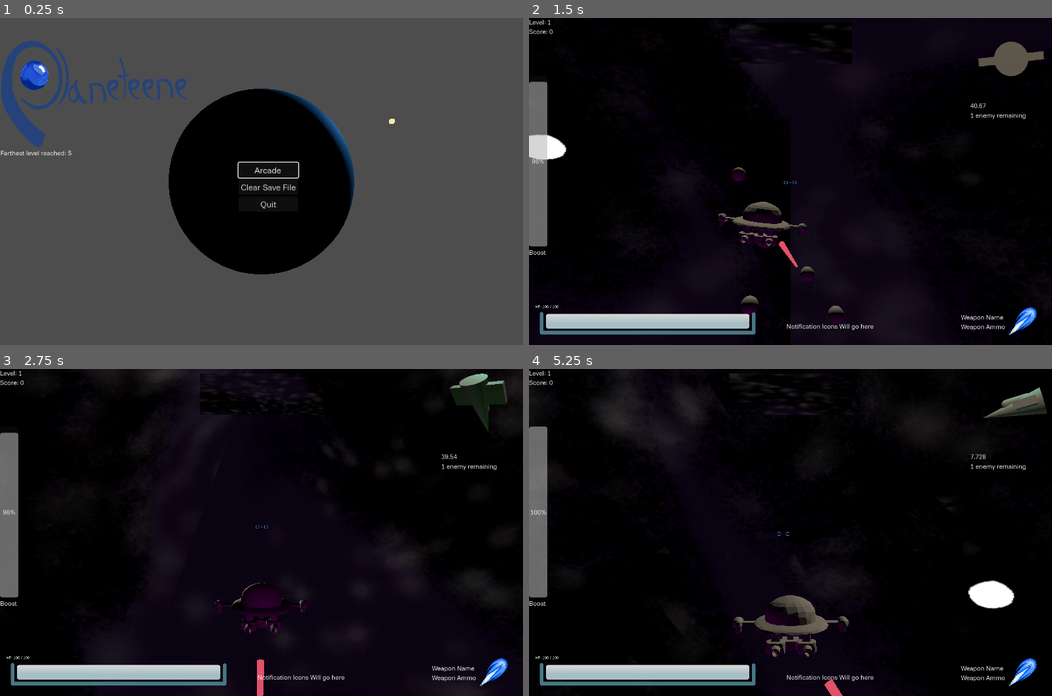
Above: before the commit, frames 1-4 (two rows, left to right).
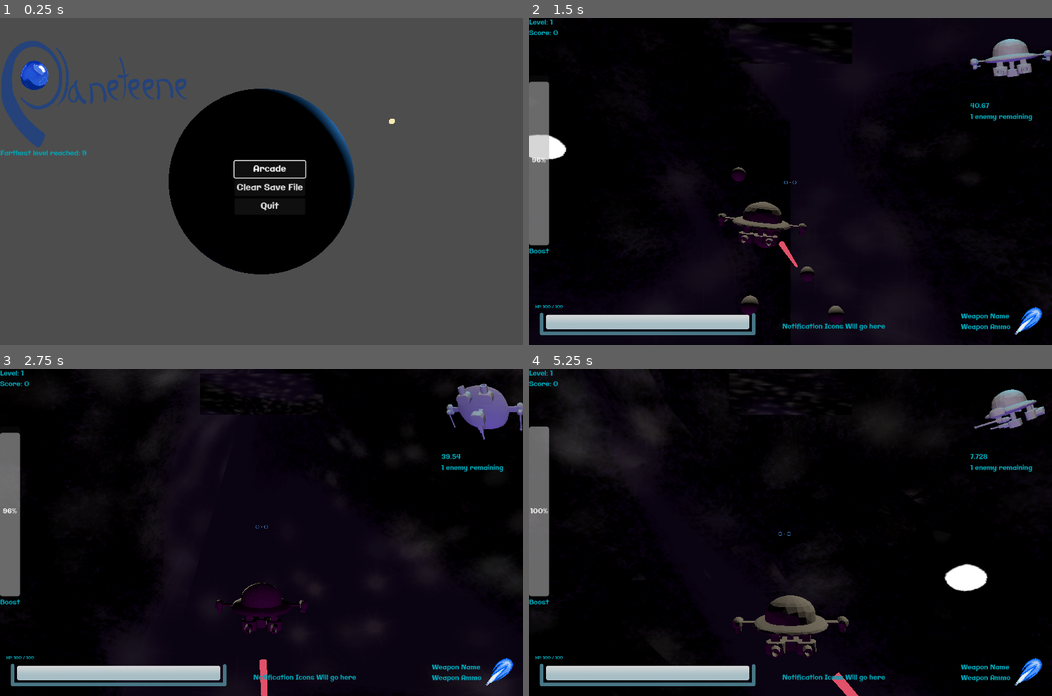
Above: after the commit, the same moments.

Repository: WilliamAalund/TAGD-Game-Jam-Fall-2024
Game: Godot game, scene res://Code/PrimaryScenes/Main/Main.tscn
The game is run twice, just before and just after one commit, with the same random seed, the same clock (stepped at 60 frames per second) and the same inputs.
Inputs (mouse positions are in pixels of both pictures, inside the frame that each line leads up to):
- Up to frame 1 (0.25 s): no input
- Up to frame 2 (1.5 s): click "Arcade" at 0.5 s; tap Enter at 1.25 s; move the mouse to (905, 165) at 1.27 s; hold D (debug_right) from 1.28 s (still down); hold Shift (boost) from 1.28 s (still down)
- Up to frame 3 (2.75 s): tap F (break) at 1.55, 2.1 s; move the mouse to (156, 548) at 2.02 s; release D (debug_right) at 2.03 s; release Shift (boost) at 2.03 s; hold S (debug_down) from 2.03 s (still down); right-click (156, 548) at 2.3 s
- Up to frame 4 (5.25 s): move the mouse to (842, 460) at 2.77 s; release S (debug_down) at 2.78 s; hold D (debug_right) 2.78-3.53 s; hold Right mouse button (focus) 2.78-3.53 s; tap Shift (boost) at 3.05, 3.6 s; move the mouse to (764, 597) at 3.52 s; hold W (debug_up) 3.53-4.28 s; tap F (break) at 3.8 s; move the mouse to (947, 581) at 4.27 s; hold F (break) 4.28-5.03 s; hold A (debug_left) from 4.28 s (still down); right-click (947, 581) at 4.55 s; move the mouse to (633, 483) at 5.02 s; right-click (633, 483) at 5.1 s

The runs differ from the first frame. In frame 1, 0.7% of the frame differs, in the area x 0-59%, y 40-59%; in frame 2, 2.8%; in frame 3, 3.8%; in frame 4, 6.5%, in the area x 0-99%, y 0-100%.

Commit message:
Balancing issues, new font change

Diff:
--- a/Game/Code/Entities/Enemies/v2/EnemyScenes/GigaTurret/GigaTurret.tscn
+++ b/Game/Code/Entities/Enemies/v2/EnemyScenes/GigaTurret/GigaTurret.tscn
@@ -42,6 +42,7 @@
 [node name="PlayerDetector" parent="ShipBody" instance=ExtResource("3_e1jbc")]
 
 [node name="CollisionShape3D" type="CollisionShape3D" parent="ShipBody/PlayerDetector"]
+transform = Transform3D(1, 0, 0, 0, 1, 0, 0, 0, 1, 0, 0, -196.814)
 shape = SubResource("SphereShape3D_s01ly")
 
 [node name="ProjectileSpawner" parent="ShipBody" instance=ExtResource("4_pmjuh")]
--- a/Game/Code/Entities/Enemies/v2/EnemyScenes/TinyTurret/TinyTurret.tscn
+++ b/Game/Code/Entities/Enemies/v2/EnemyScenes/TinyTurret/TinyTurret.tscn
@@ -15,7 +15,7 @@
 radius = 0.8
 
 [sub_resource type="SphereShape3D" id="SphereShape3D_s01ly"]
-radius = 250.0
+radius = 175.0
 
 [sub_resource type="BoxShape3D" id="BoxShape3D_yw3wf"]
 size = Vector3(30, 30, 263.682)
@@ -42,6 +42,7 @@
 [node name="PlayerDetector" parent="ShipBody" instance=ExtResource("3_d2777")]
 
 [node name="CollisionShape3D" type="CollisionShape3D" parent="ShipBody/PlayerDetector"]
+transform = Transform3D(1, 0, 0, 0, 1, 0, 0, 0, 1, 0, 0, -146.442)
 shape = SubResource("SphereShape3D_s01ly")
 
 [node name="ProjectileSpawner" parent="ShipBody" instance=ExtResource("4_mo451")]
--- a/Game/Code/Entities/Projectile/v2/Projectile.tscn
+++ b/Game/Code/Entities/Projectile/v2/Projectile.tscn
@@ -7,17 +7,25 @@
 [sub_resource type="BoxShape3D" id="BoxShape3D_j4j5b"]
 size = Vector3(1, 1, 1.5)
 
+[sub_resource type="BoxShape3D" id="BoxShape3D_nhycc"]
+size = Vector3(1.5, 1.5, 2)
+
 [node name="Projectile" type="CharacterBody3D"]
 collision_layer = 0
 collision_mask = 3
 motion_mode = 1
 script = ExtResource("1_u3f7k")
 
-[node name="LaserHitbox" type="CollisionShape3D" parent="."]
+[node name="EnemyLaserHitbox" type="CollisionShape3D" parent="."]
 shape = SubResource("BoxShape3D_j4j5b")
+disabled = true
 
 [node name="Laser" parent="." instance=ExtResource("2_dalxf")]
 visible = false
 
 [node name="EnemyLaser" parent="." instance=ExtResource("3_qk257")]
 visible = false
+
+[node name="PlayerLaserHitbox" type="CollisionShape3D" parent="."]
+shape = SubResource("BoxShape3D_nhycc")
+disabled = true
--- a/Game/Code/Scripts/Non Globals/PlayerShip.gd
+++ b/Game/Code/Scripts/Non Globals/PlayerShip.gd
@@ -43,16 +43,16 @@
 	if input_enabled:
 		if Input.is_action_pressed("focus"):
 			max_net_input = 0.4
-			net_input_rate_multiplier = 10
+			net_input_rate_multiplier = 25
 		elif Input.is_action_pressed("break"):
 			max_net_input = 2.4
-			net_input_rate_multiplier = 14
+			net_input_rate_multiplier = 16
 		elif Input.is_action_pressed("boost") and not boost_depleted:
 			max_net_input = 1.6
-			net_input_rate_multiplier = 10
+			net_input_rate_multiplier = 8
 		else:
 			max_net_input = 1.6
-			net_input_rate_multiplier = 10
+			net_input_rate_multiplier = 14
 		# Update net inputs for movement and rotation
 		update_net_input_horizontal(delta)
 		update_net_input_vertical(delta)
--- a/Game/Code/Scripts/Non Globals/Projectilev2.gd
+++ b/Game/Code/Scripts/Non Globals/Projectilev2.gd
@@ -17,7 +17,7 @@
 const SPEED_LASER = 1750.0
 const MAX_RANGE_LASER = 2000.0
 
-const SPEED_ENEMY_LASER = 600.0
+const SPEED_ENEMY_LASER = 400.0
 const MAX_RANGE_ENEMY_LASER = 1000.0
 
 func _ready() -> void:
@@ -56,14 +56,17 @@
 		current_speed = SPEED_LASER
 		current_maximum_projectile_range = MAX_RANGE_LASER
 		$Laser.visible = true
+		$PlayerLaserHitbox.disabled = false
 	elif projectile_type == type_enum.ENEMY_LASER:
 		current_speed = SPEED_ENEMY_LASER
 		current_maximum_projectile_range = MAX_RANGE_ENEMY_LASER
 		$EnemyLaser.visible = true
+		$EnemyLaserHitbox.disabled = false
 	elif projectile_type == type_enum.TEST:
 		current_speed = SPEED_TEST
 		current_maximum_projectile_range = MAX_RANGE_TEST
 		$Laser.visible = true
+		$EnemyLaserHitbox.disabled = false
 	else:
 		print("Warning: invalid projectile type")
 		current_speed = SPEED_LASER
--- a/Game/Code/Scripts/Non Globals/ship_body.gd
+++ b/Game/Code/Scripts/Non Globals/ship_body.gd
@@ -60,6 +60,7 @@
 	var current_rotation := Quaternion(self.global_transform.basis)
 
 	angle_to_target_position = current_rotation.angle_to(target_rotation)
+	rotation_speed_multiplier = min(1 / angle_to_target_position, 1.5)
 
 	var next_rotation := current_rotation.slerp(target_rotation, delta * rotation_speed_multiplier)
 	self.global_transform.basis = Basis(next_rotation)
--- a/Game/Code/UI/MiniPlayerShipModel.tscn
+++ b/Game/Code/UI/MiniPlayerShipModel.tscn
@@ -1,4 +1,6 @@
-[gd_scene load_steps=4 format=3 uid="uid://cin0g7wq0mvdq"]
+[gd_scene load_steps=5 format=3 uid="uid://cin0g7wq0mvdq"]
+
+[ext_resource type="ArrayMesh" uid="uid://brg364tim116r" path="res://Resources/Meshes/Final/ship1.obj" id="1_ga5fi"]
 
 [sub_resource type="CylinderMesh" id="CylinderMesh_dy4ud"]
 top_radius = 0.0
@@ -21,8 +23,14 @@
 
 [node name="Ship" type="Node3D" parent="."]
 
+[node name="MeshInstance3D2" type="MeshInstance3D" parent="Ship"]
+transform = Transform3D(-0.1, 0, -8.74228e-09, 0, 0.1, 0, 8.74228e-09, 0, -0.1, 0, 0, 0)
+layers = 512
+mesh = ExtResource("1_ga5fi")
+
 [node name="MeshInstance3D" type="MeshInstance3D" parent="Ship"]
 transform = Transform3D(1, 0, 0, 0, -4.37114e-08, -1, 0, 1, -4.37114e-08, 0, 0, 0)
+visible = false
 layers = 512
 mesh = SubResource("CylinderMesh_dy4ud")
 skeleton = NodePath("../..")
@@ -37,14 +45,20 @@
 layers = 512
 mesh = SubResource("CapsuleMesh_80erl")
 
+[node name="OmniLight3D3" type="OmniLight3D" parent="."]
+transform = Transform3D(1, 0, 0, 0, 1, 0, 0, 0, 1, 0, 0.0311081, -1.59794)
+layers = 512
+light_color = Color(0.714644, 0.667268, 0.919655, 1)
+light_cull_mask = 4294966784
+
 [node name="OmniLight3D" type="OmniLight3D" parent="."]
-transform = Transform3D(1, 0, 0, 0, 1, 0, 0, 0, 1, 0, 0.855996, 0)
+transform = Transform3D(1, 0, 0, 0, 1, 0, 0, 0, 1, 0, 0.814205, 0)
 layers = 512
-light_color = Color(0.405957, 0.796298, 0.651862, 1)
+light_color = Color(0.265257, 0.78393, 0.882055, 1)
 light_cull_mask = 4294966784
 
 [node name="OmniLight3D2" type="OmniLight3D" parent="."]
-transform = Transform3D(1, 0, 0, 0, 1, 0, 0, 0, 1, 0, -1.25664, -0.267646)
+transform = Transform3D(1, 0, 0, 0, 1, 0, 0, 0, 1, 0, -0.930708, -0.267646)
 layers = 512
-light_color = Color(0.0967529, 0.329171, 0.0992817, 1)
+light_color = Color(0.43854, 0.332867, 0.884108, 1)
 light_cull_mask = 4294966784
--- a/Game/Resources/Materials/Placeholder/RedMetallic.tres
+++ b/Game/Resources/Materials/Placeholder/RedMetallic.tres
@@ -1,7 +1,7 @@
 [gd_resource type="StandardMaterial3D" format=3 uid="uid://uqyu446333vo"]
 
 [resource]
-albedo_color = Color(0.268337, 0.0547777, 0.00557557, 1)
+albedo_color = Color(0.833466, 0.208823, 0.17728, 1)
 metallic = 1.0
 metallic_specular = 0.4
 roughness = 0.44
--- a/Game/Resources/UIElements/InGameUI.tres
+++ b/Game/Resources/UIElements/InGameUI.tres
@@ -1,6 +1,7 @@
 [gd_resource type="Theme" load_steps=2 format=3 uid="uid://cvn6e33yj56j7"]
 
-[ext_resource type="FontFile" uid="uid://c5aaayuhy8o3h" path="res://Resources/UIElements/FunnelSans-VariableFont_wght.ttf" id="1_6p3y8"]
+[ext_resource type="FontFile" uid="uid://cfte7264p84d7" path="res://Resources/UIElements/Galindo-Regular.ttf" id="1_ai3cd"]
 
 [resource]
-default_font = ExtResource("1_6p3y8")
+default_font = ExtResource("1_ai3cd")
+Label/colors/font_color = Color(7.70092e-07, 0.642653, 0.709842, 1)
--- a/Game/project.godot
+++ b/Game/project.godot
@@ -113,41 +113,41 @@
 ]
 }
 yaw_left={
-"deadzone": 0.25,
+"deadzone": 0.22,
 "events": [Object(InputEventKey,"resource_local_to_scene":false,"resource_name":"","device":-1,"window_id":0,"alt_press …(191 unchanged characters)…
 , Object(InputEventJoypadMotion,"resource_local_to_scene":false,"resource_name":"","device":-1,"axis":0,"axis_value":-1.0,"script":null)
 , Object(InputEventJoypadButton,"resource_local_to_scene":false,"resource_name":"","device":-1,"button_index":13,"pressure":0.0,"pressed":true,"script":null)
 ]
 }
 yaw_right={
-"deadzone": 0.25,
+"deadzone": 0.22,
 "events": [Object(InputEventKey,"resource_local_to_scene":false,"resource_name":"","device":-1,"window_id":0,"alt_press …(192 unchanged characters)…
 , Object(InputEventJoypadMotion,"resource_local_to_scene":false,"resource_name":"","device":-1,"axis":0,"axis_value":1.0,"script":null)
 , Object(InputEventJoypadButton,"resource_local_to_scene":false,"resource_name":"","device":-1,"button_index":14,"pressure":0.0,"pressed":true,"script":null)
 ]
 }
 pitch_up={
-"deadzone": 0.25,
+"deadzone": 0.22,
 "events": [Object(InputEventKey,"resource_local_to_scene":false,"resource_name":"","device":-1,"window_id":0,"alt_press …(192 unchanged characters)…
 , Object(InputEventJoypadMotion,"resource_local_to_scene":false,"resource_name":"","device":-1,"axis":1,"axis_value":1.0,"script":null)
 , Object(InputEventJoypadButton,"resource_local_to_scene":false,"resource_name":"","device":-1,"button_index":12,"pressure":0.0,"pressed":true,"script":null)
 ]
 }
 pitch_down={
-"deadzone": 0.25,
+"deadzone": 0.22,
 "events": [Object(InputEventKey,"resource_local_to_scene":false,"resource_name":"","device":-1,"window_id":0,"alt_press …(192 unchanged characters)…
 , Object(InputEventJoypadMotion,"resource_local_to_scene":false,"resource_name":"","device":-1,"axis":1,"axis_value":-1.0,"script":null)
 , Object(InputEventJoypadButton,"resource_local_to_scene":false,"resource_name":"","device":-1,"button_index":11,"pressure":0.0,"pressed":true,"script":null)
 ]
 }
 roll_right={
-"deadzone": 0.25,
+"deadzone": 0.22,
 "events": [Object(InputEventKey,"resource_local_to_scene":false,"resource_name":"","device":-1,"window_id":0,"alt_press …(192 unchanged characters)…
 , Object(InputEventJoypadMotion,"resource_local_to_scene":false,"resource_name":"","device":-1,"axis":2,"axis_value":1.0,"script":null)
 ]
 }
 roll_left={
-"deadzone": 0.25,
+"deadzone": 0.22,
 "events": [Object(InputEventKey,"resource_local_to_scene":false,"resource_name":"","device":-1,"window_id":0,"alt_press …(192 unchanged characters)…
 , Object(InputEventJoypadMotion,"resource_local_to_scene":false,"resource_name":"","device":-1,"axis":2,"axis_value":-1.0,"script":null)
 ]
--- a/Game/save.json
+++ b/Game/save.json
@@ -1 +1 @@
-{"farthest_level":5,"high_score":-1,"high_score_name":""}
+{"farthest_level":9,"high_score":-1,"high_score_name":""}
Not shown: 1 places in Game/Code/Entities/Projectile/v2/Projectile.tscn that only renumber resources
Binary file added: Game/Resources/UIElements/Galindo-Regular.ttf
Not shown, added: Game/Resources/UIElements/Galindo-Regular.ttf.import
Binary file added: Game/Resources/UIElements/JotiOne-Regular.ttf
Not shown, added: Game/Resources/UIElements/JotiOne-Regular.ttf.import
Binary file added: Game/Resources/UIElements/PasseroOne-Regular.ttf
Not shown, added: Game/Resources/UIElements/PasseroOne-Regular.ttf.import
